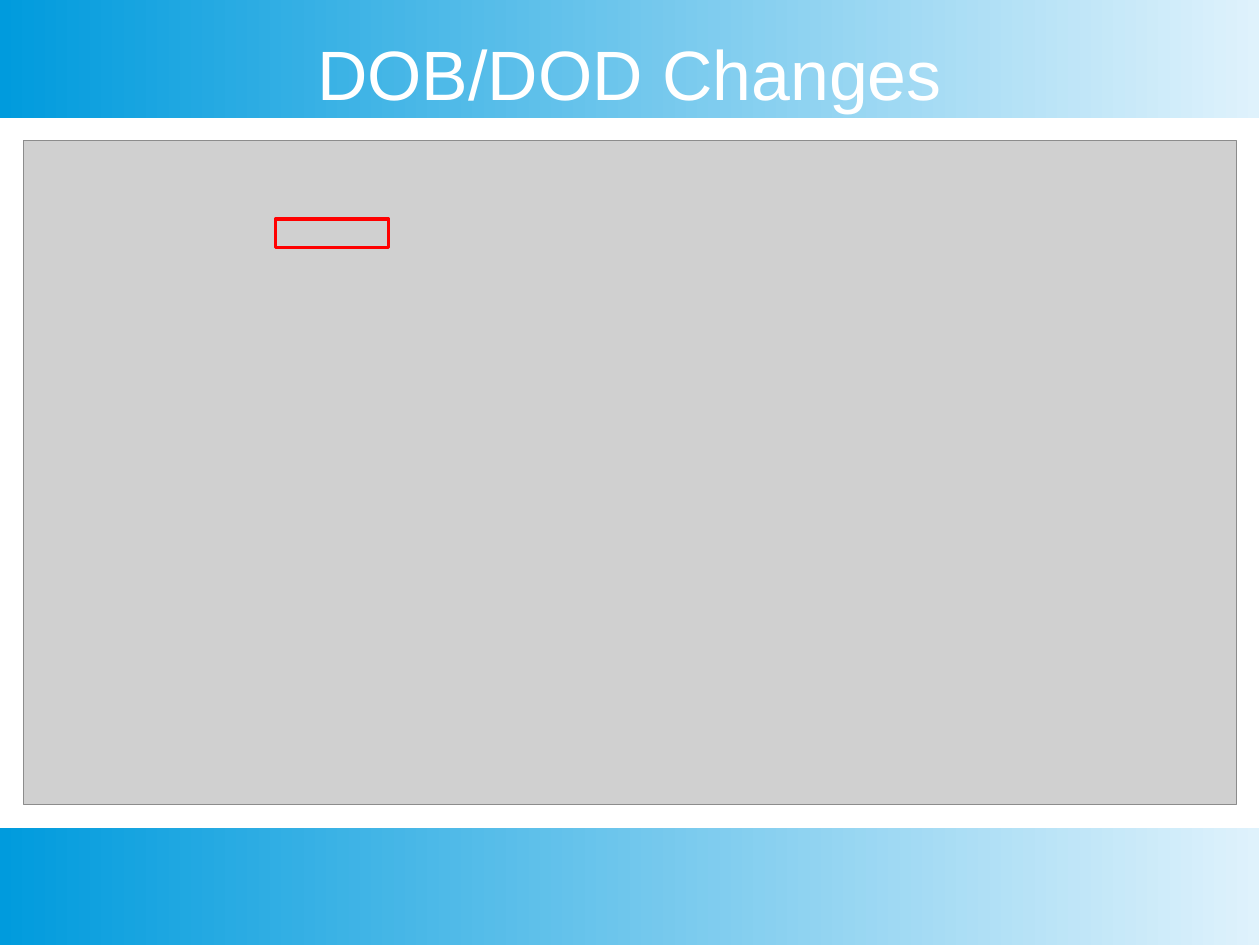
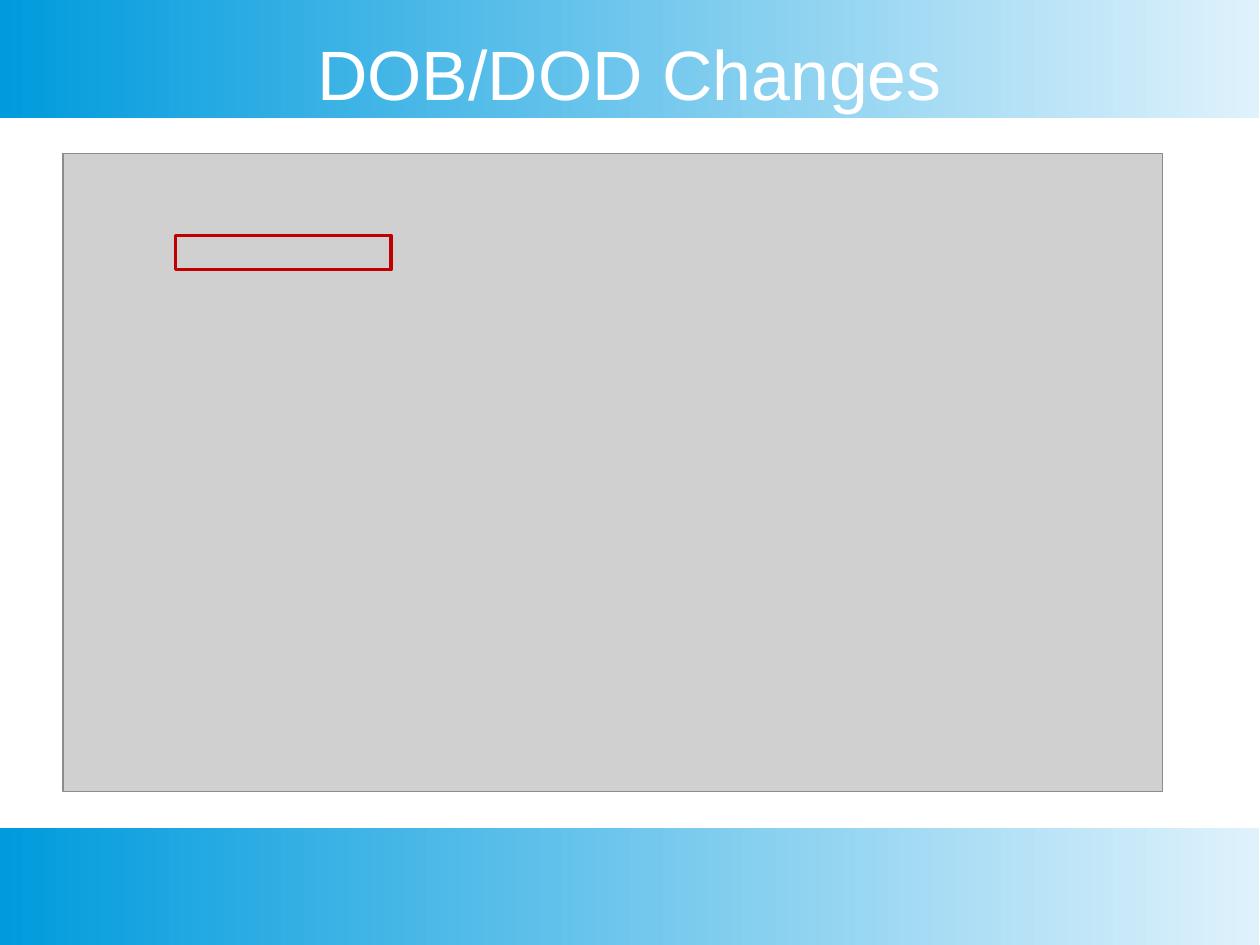
Before and after one commit to Dowens00/veteransmuseum, a slide deck: slide 13 of MiscFiles/Final Presentation V2.pptx. Drawn at 1260x945 pixels with LibreOffice and Linux fonts; fonts in the diff are those of the drawing; grey boxes stand for pictures. Boxes give left, top, right and bottom in pixels: in the first picture for what was removed or moved away, otherwise in the second. Text is boxed around its words. In the diff, an @@ line names an element or a change of style, - is before the commit and + after.

Commit message:
ppt

```diff
--- a/MiscFiles/Final Presentation V2.pptx
+++ b/MiscFiles/Final Presentation V2.pptx
@@ picture: place and size @@
-picture at [23, 141, 1236, 804]
+picture at [63, 153, 1163, 792]
@@ rectangle: place and size @@
-rectangle at [276, 220, 389, 248]
+rectangle at [176, 236, 392, 270]
@@ rectangle at [176, 236, 392, 270]: outline #FF0000 2 pt to #C00000 2 pt @@
```
Also in this commit, not shown: 2 other slides changed, 1 slide added, 1 other file.
